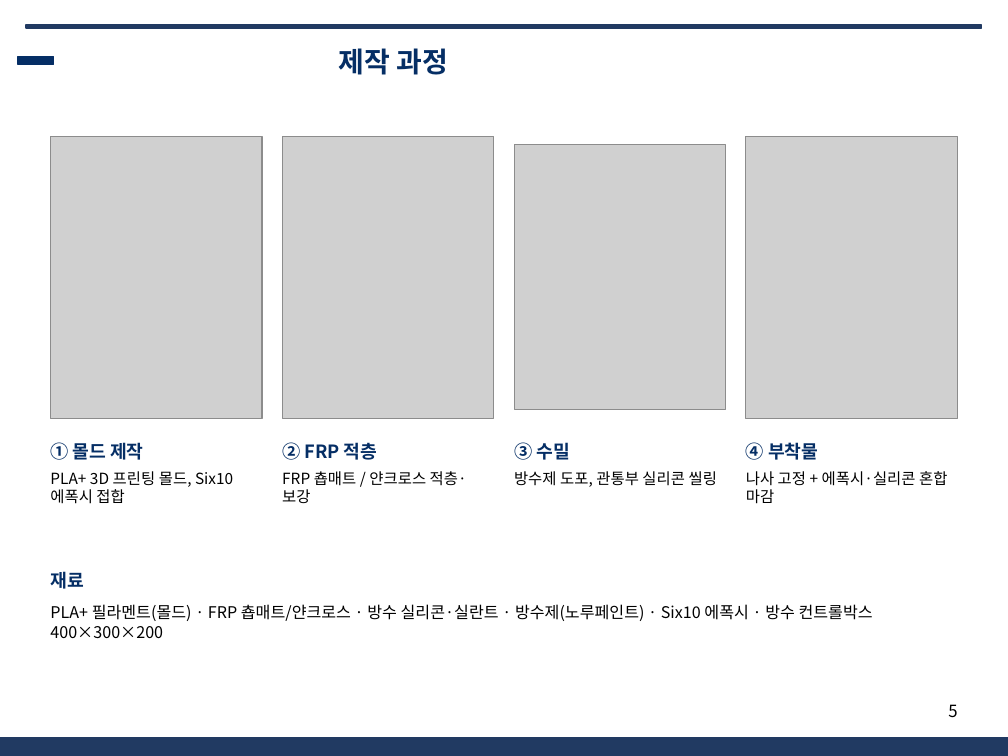
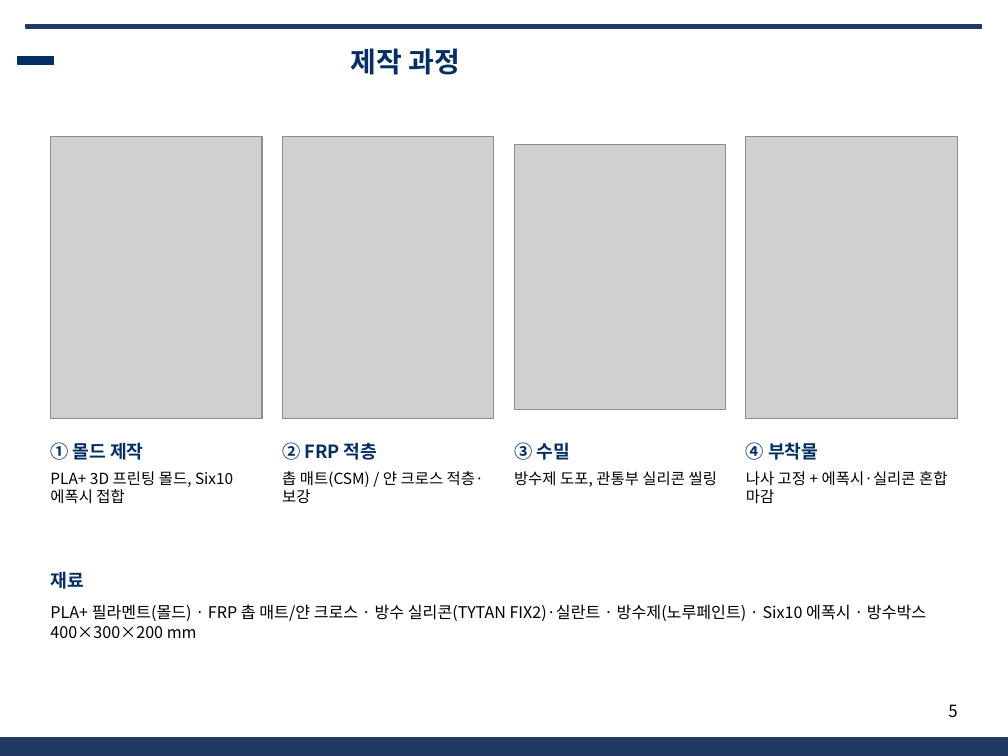
Before and after one commit to unmatsutake377-rgb/ros2_ws, a slide deck: slide 5 of docs/전달용/보고서_분담/발표자료_SSF_A.pptx. Drawn at 1008x756 pixels with LibreOffice and Linux fonts; fonts in the diff are those of the drawing; grey boxes stand for pictures; background and template pictures are left out. Boxes give left, top, right and bottom in pixels: in the first picture for what was removed or moved away, otherwise in the second. Text is boxed around its words. In the diff, an @@ line names an element or a change of style, - is before the commit and + after.

```diff
--- a/docs/전달용/보고서_분담/발표자료_SSF_A.pptx
+++ b/docs/전달용/보고서_분담/발표자료_SSF_A.pptx
@@ title "제작 과정": place and size @@
-title "제작 과정" at [338,48,448,75]
+title "제작 과정" at [350,48,460,75]
@@ text at [282,471,484,503]: text changed @@
-FRP 춉매트 / 얀크로스 적층·보강
+촙 매트(CSM) / 얀 크로스 적층·보강
@@ text at [50,604,926,638]: text changed @@
-PLA+ 필라멘트(몰드) · FRP 춉매트/얀크로스 · 방수 실리콘·실란트 · 방수제(노루페인트) · Six10 에폭시 · 방수 컨트롤박스 400×300×200
+PLA+ 필라멘트(몰드) · FRP 촙 매트/얀 크로스 · 방수 실리콘(TYTAN FIX2)·실란트 · 방수제(노루페인트) · Six10 에폭시 · 방수박스 400×300×200 mm
```
Also in this commit, not shown: 10 other slides changed, 6 other files.
